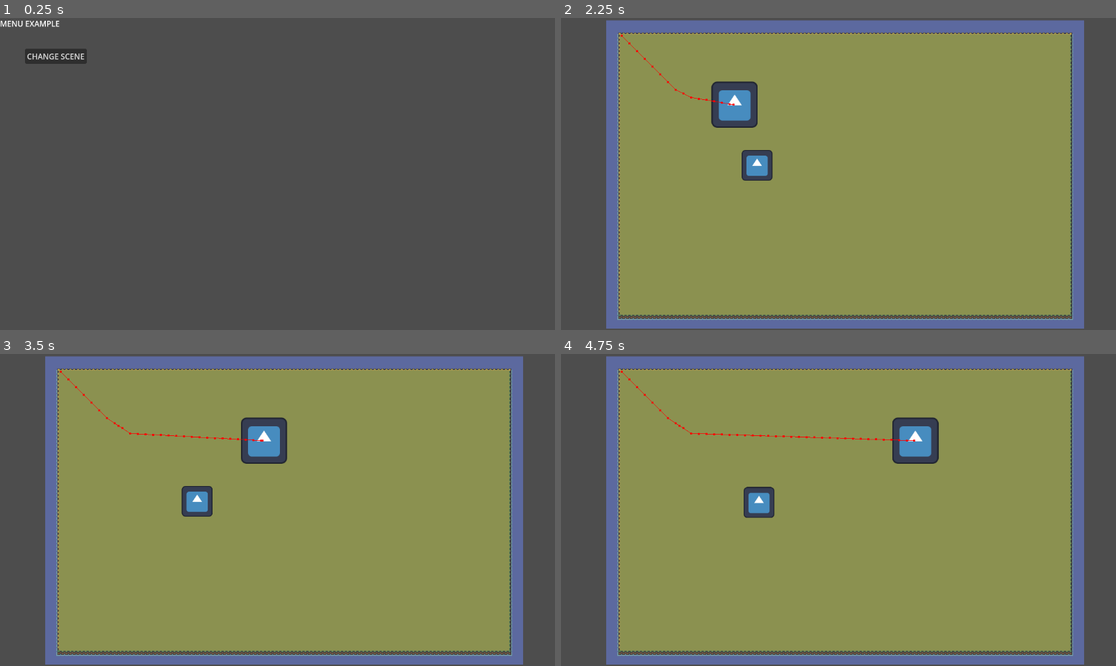
Above: before the commit, frames 1-4 (two rows, left to right).
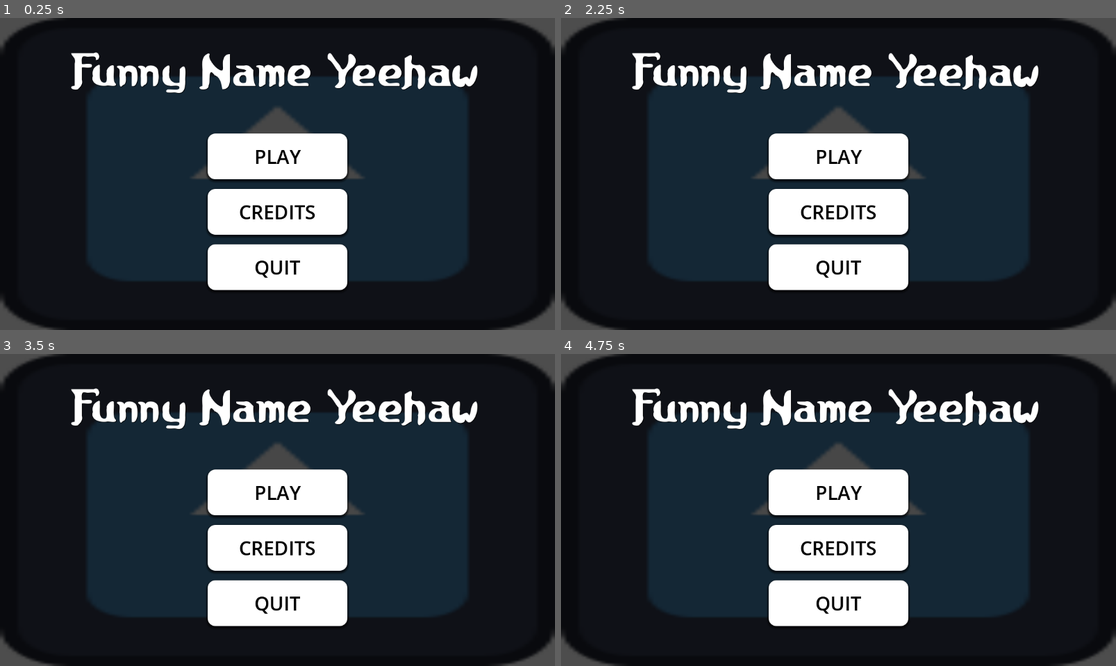
Above: after the commit, the same moments.

Repository: Quackstir/Game-Jam
Game: Godot game, scene res://Common/SceneManager/SceneManager.tscn
The game is run twice, just before and just after one commit, with the same random seed, the same clock (stepped at 60 frames per second) and the same inputs. The engine's default icon, where the game draws it, is replaced by a stand-in: a white triangle on a blue panel in a dark square.
Inputs (mouse positions are in pixels of both pictures, inside the frame that each line leads up to):
- Up to frame 1 (0.25 s): no input
- Up to frame 2 (2.25 s): click (838, 155) at 0.5 s, where only the run after the commit has a clickable "PLAY"; click (838, 155) at 1.25 s, where only the run after the commit has a clickable "PLAY"; click (616, 55) at 2 s, where only the run before the commit has a clickable "CHANGE SCENE"
- Up to frame 3 (3.5 s): hold D (move_right) from 2.78 s (still down); hold Q (activate_mask) from 2.78 s (still down)
- Up to frame 4 (4.75 s): release D (move_right) at 3.53 s; release Q (activate_mask) at 3.53 s; hold S (move_down) 3.53-4.28 s; tap E (interact) at 3.6 s; hold D (move_right) from 4.28 s (still down); hold Q (activate_mask) from 4.28 s (still down)

The runs differ from the first frame. In frame 1, 98% of the frame differs, in the area x 0-100%, y 0-100%; in frame 2, 99%; in frame 3, 99%; in frame 4, 99%.

Commit message:
Default opens main menu

Diff:
--- a/Global Game Jam 2026/GlobalGameJam2026/Common/SceneManager/SceneManager.tscn
+++ b/Global Game Jam 2026/GlobalGameJam2026/Common/SceneManager/SceneManager.tscn
@@ -11,6 +11,8 @@
 
 [node name="HUD" type="Control" parent="." unique_id=1234929564]
 layout_mode = 3
-anchors_preset = 0
-offset_right = 40.0
-offset_bottom = 40.0
+anchors_preset = 15
+anchor_right = 1.0
+anchor_bottom = 1.0
+grow_horizontal = 2
+grow_vertical = 2
--- a/Global Game Jam 2026/GlobalGameJam2026/Common/SceneManager/scene_manager.gd
+++ b/Global Game Jam 2026/GlobalGameJam2026/Common/SceneManager/scene_manager.gd
@@ -49,6 +49,6 @@
 	return levels.get_child(0)
 
 func _boot_up_splash_screen():
-	var splash = load("res://Levels/CarlosTest/CarlosTestMenu.tscn").instantiate()
-	levels.add_child(splash)
+	var splash = load("res://Levels/MainMenu/main_menu.tscn").instantiate()
+	huds.add_child(splash)
 	_current_level = splash
--- a/Global Game Jam 2026/GlobalGameJam2026/Levels/CarlosTest/CarlosTestMenu.tscn
+++ b/Global Game Jam 2026/GlobalGameJam2026/Levels/CarlosTest/CarlosTestMenu.tscn
@@ -7,9 +7,13 @@
 
 [node name="Test" type="Control" parent="." unique_id=79100334]
 layout_mode = 3
-anchors_preset = 0
-size_flags_horizontal = 6
-size_flags_vertical = 6
+anchors_preset = 15
+anchor_right = 1.0
+anchor_bottom = 1.0
+grow_horizontal = 2
+grow_vertical = 2
+size_flags_horizontal = 3
+size_flags_vertical = 3
 
 [node name="Label" type="Label" parent="Test" unique_id=402572864]
 layout_mode = 0
